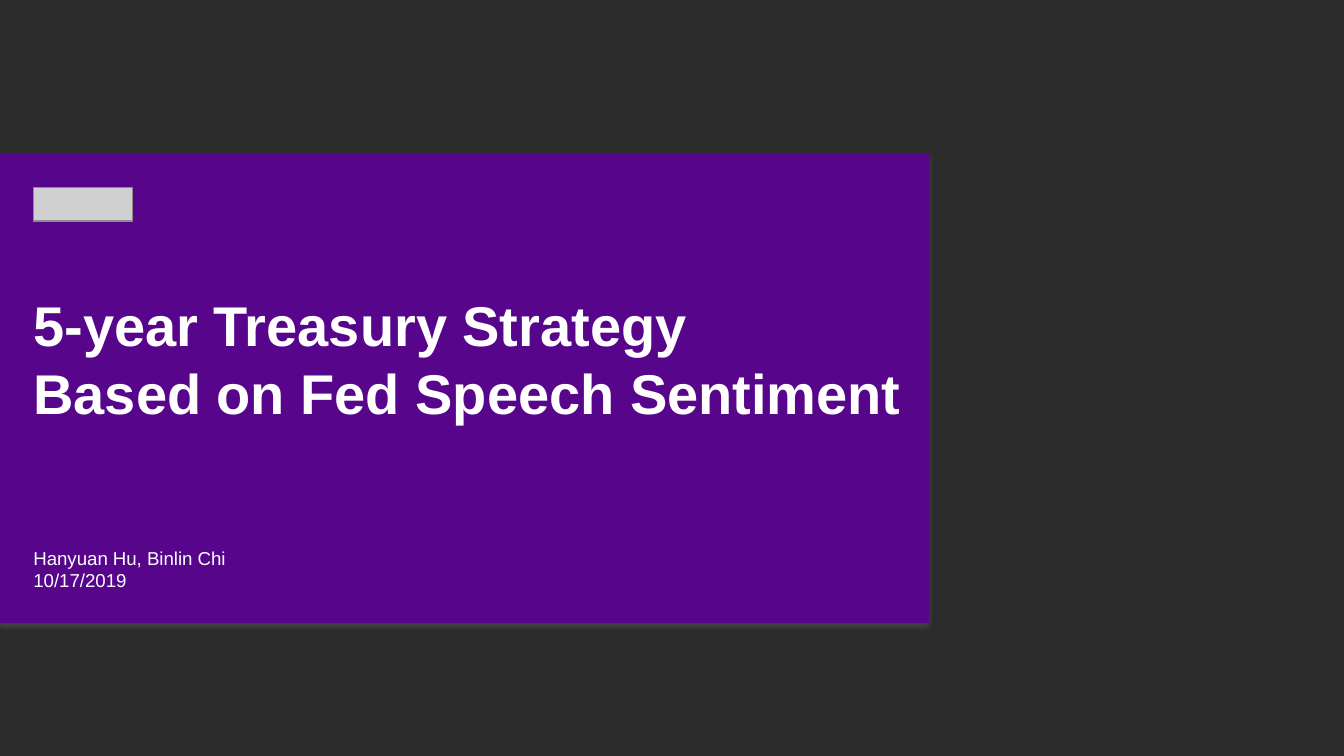
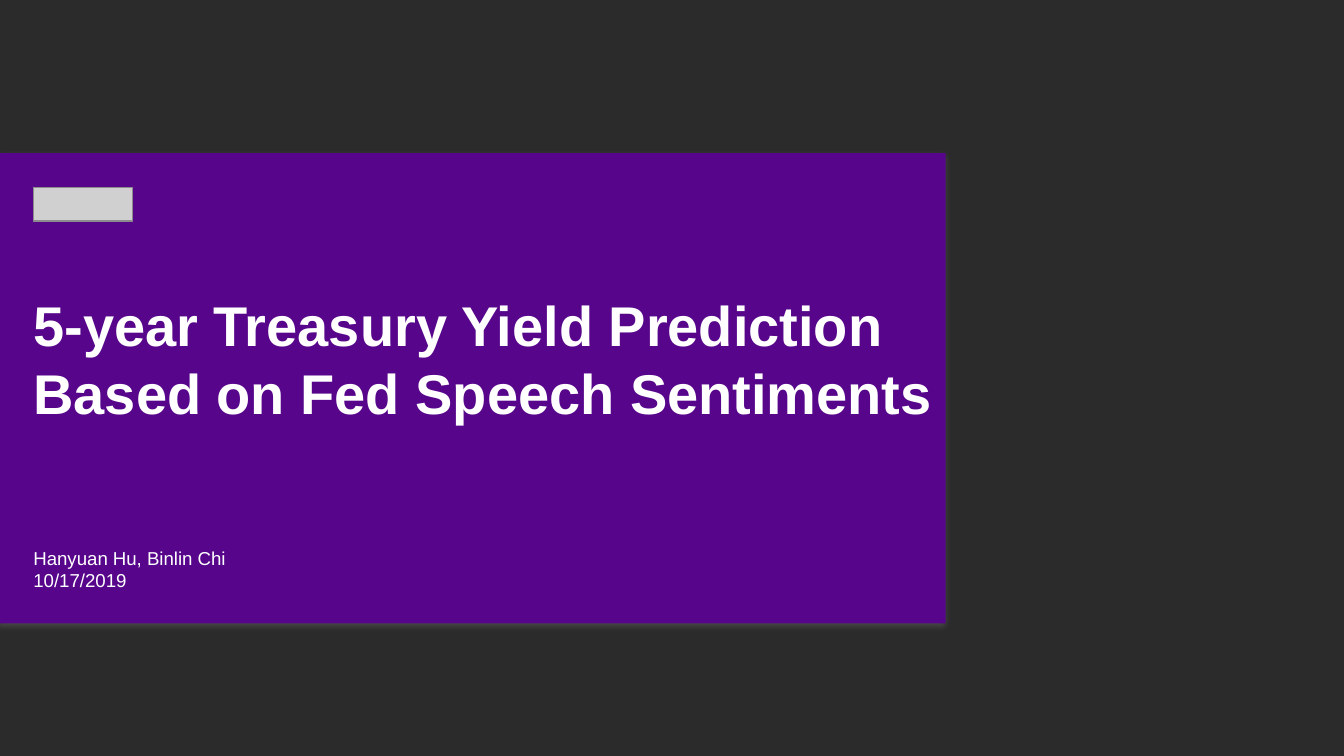
Before and after one commit to hhy845914111/NLP-Project, a slide deck: slide 1 of final_pre.pptx. Drawn at 1344x756 pixels with LibreOffice and Linux fonts; fonts in the diff are those of the drawing; grey boxes stand for pictures; background and template pictures are left out; a plain dark background stands for a picture behind light text. Boxes give left, top, right and bottom in pixels: in the first picture for what was removed or moved away, otherwise in the second. Text is boxed around its words. In the diff, an @@ line names an element or a change of style, - is before the commit and + after.

```diff
--- a/final_pre.pptx
+++ b/final_pre.pptx
@@ rectangle: place and size @@
-rectangle at bbox=[0, 153, 930, 624]
+rectangle at bbox=[0, 153, 946, 624]
@@ text at bbox=[33, 305, 932, 424]: text changed @@
-5-year Treasury Strategy
-Based on Fed Speech Sentiment
+5-year Treasury Yield Prediction
+Based on Fed Speech Sentiments
```
Also in this commit, not shown: 13 other slides changed, 3 slides added, 6 other files.
